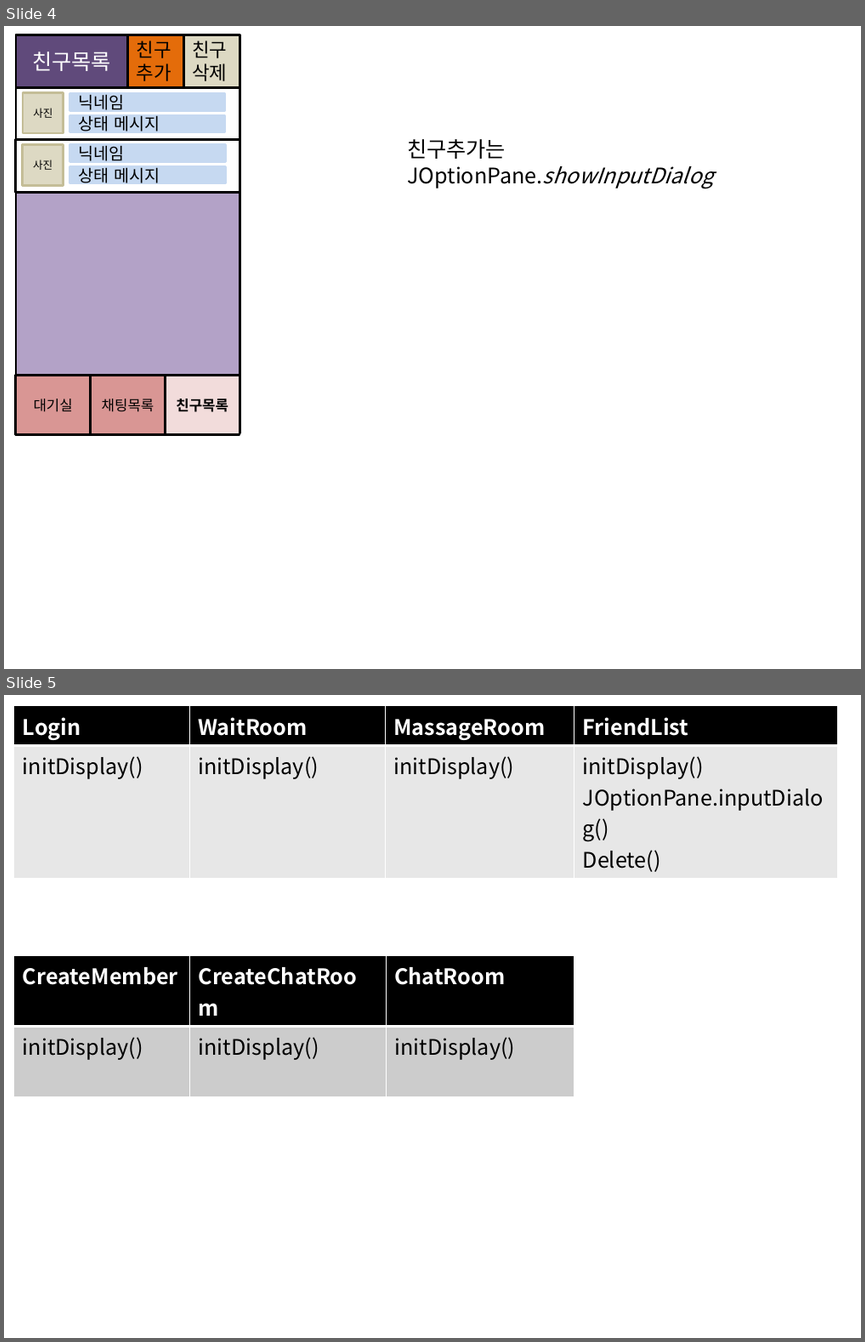
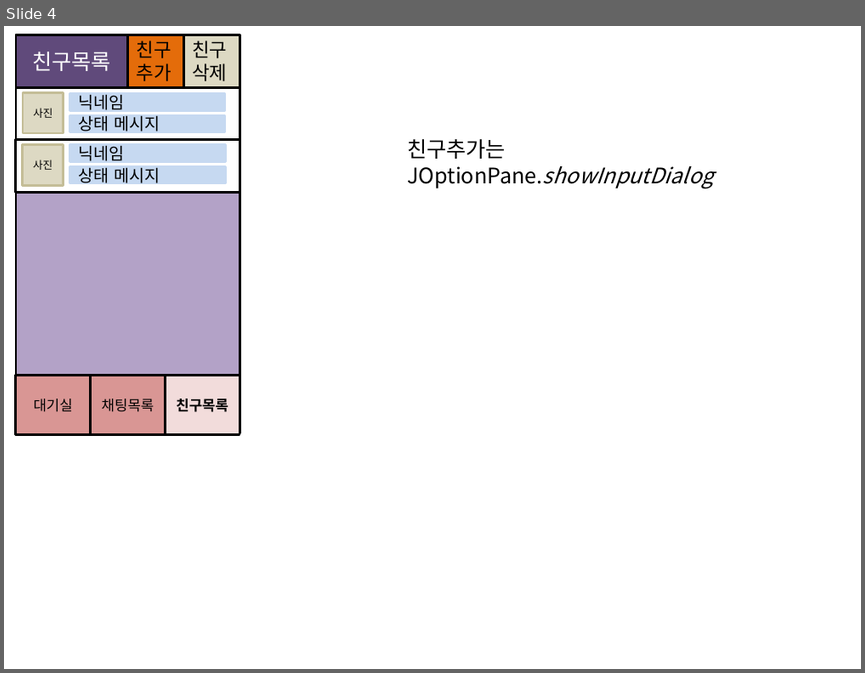
Before and after one commit to val4rs7ark/KINTalk, a slide deck: KIN톡.pptx. Shown one above the other, each under a label of ours: slides 4 and 5 before the commit, slide 4 after it. The pictures are 865x1342 and 865x673 pixels, drawn with LibreOffice and Linux fonts; fonts in the diff are those of the drawing. Boxes give left, top, right and bottom in pixels: in the first picture for what was removed or moved away, otherwise in the second. Text is boxed around its words. In the diff, an @@ line names an element or a change of style, - is before the commit and + after.

```diff
--- a/KIN톡.pptx
+++ b/KIN톡.pptx
@@ slide 5 removed at (4,695,861,1338), background #FFFFFF @@
@@ table removed at (14,706,837,875), 2 rows, 4 columns @@
-Login | WaitRoom | MassageRoom | FriendList
-initDisplay() | initDisplay() | initDisplay() | initDisplay() / JOptionPane.inputDialog() / Delete()
@@ table removed at (14,955,574,1063), 2 rows, 3 columns @@
-CreateMember | CreateChatRoom | ChatRoom
-initDisplay() | initDisplay() | initDisplay()
```
Also in this commit, not shown: 1 slide added, 12 other files.
